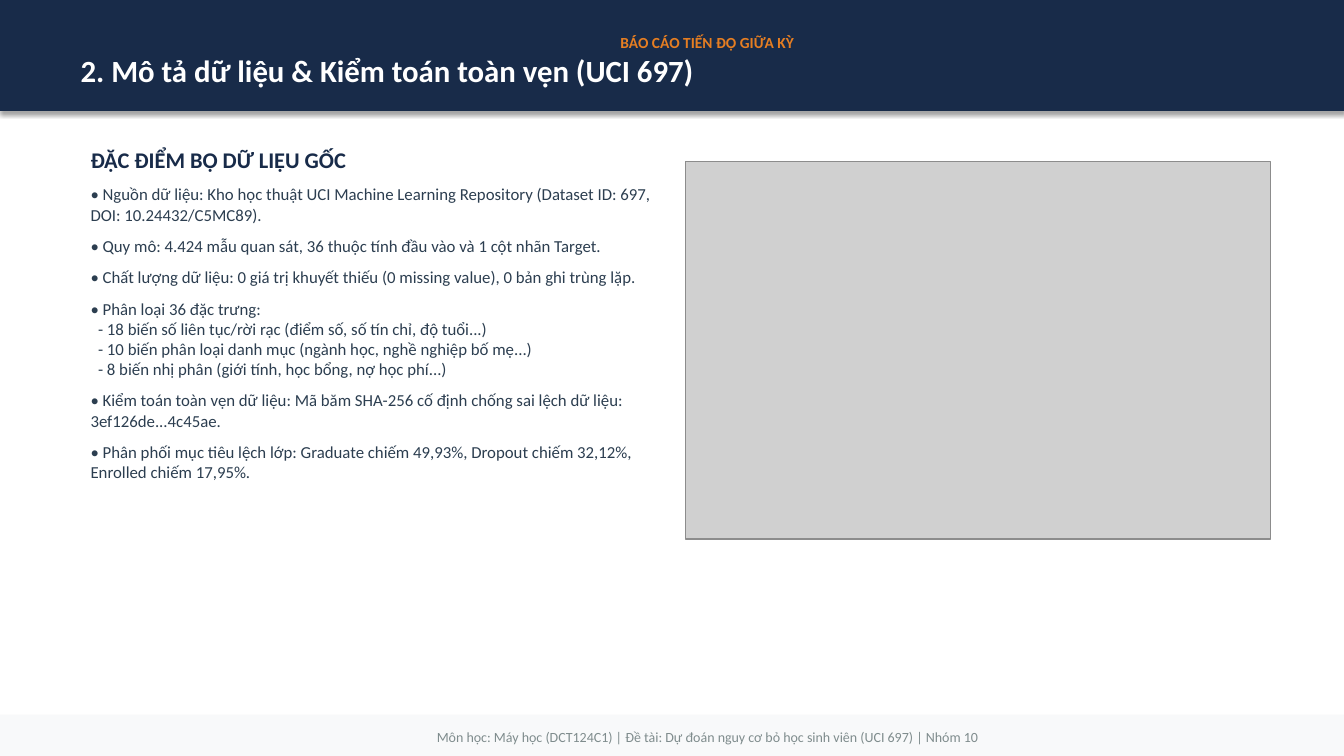
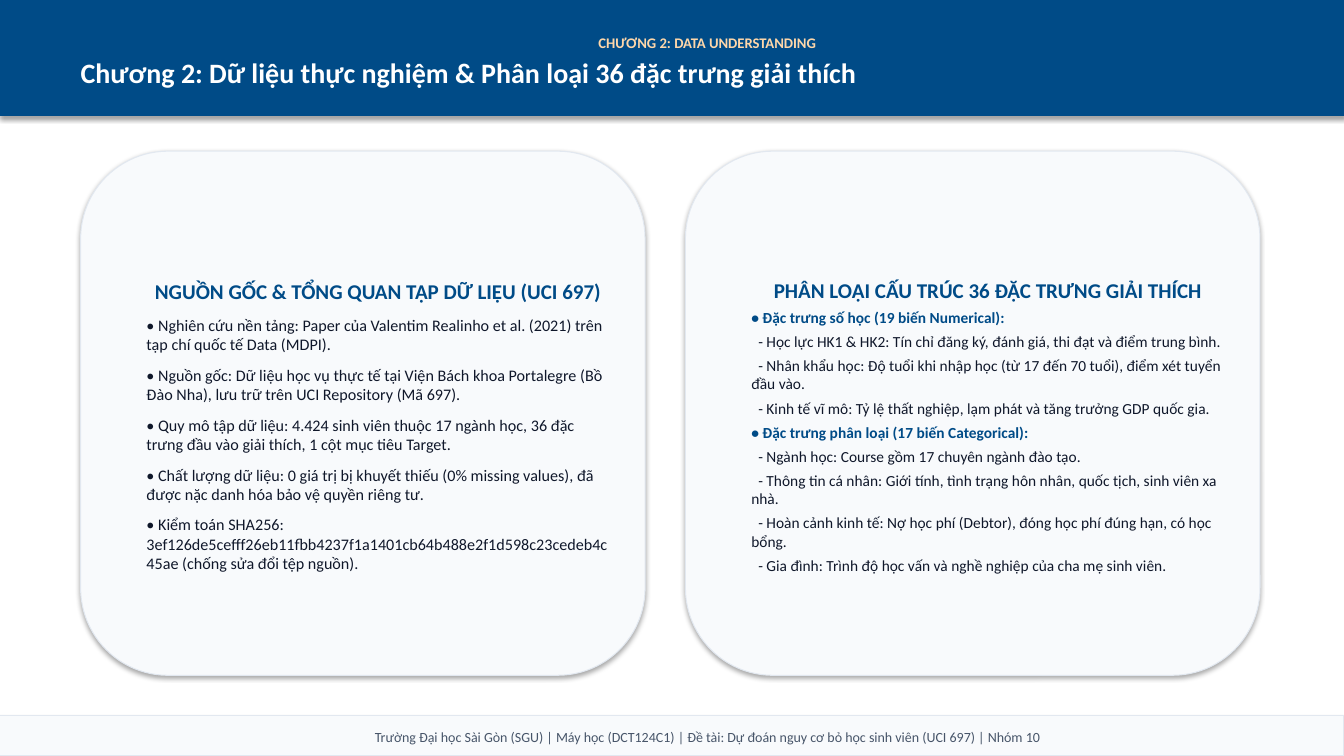
Before and after one commit to Kazuken123/DCT124C1-MH-Nhom, a slide deck: slide 3 of final/reports/BaoCao_TienDo_GiuaKy_Nhom10.pptx. Drawn at 1344x756 pixels with LibreOffice and Linux fonts; fonts in the diff are those of the drawing; grey boxes stand for pictures. Boxes give left, top, right and bottom in pixels: in the first picture for what was removed or moved away, otherwise in the second. Text is boxed around its words. In the diff, an @@ line names an element or a change of style, - is before the commit and + after.

Commit message:
Chuan hoa bao cao Word va slide PPTX theo format CRISP-DM va phong cach SGU

```diff
--- a/final/reports/BaoCao_TienDo_GiuaKy_Nhom10.pptx
+++ b/final/reports/BaoCao_TienDo_GiuaKy_Nhom10.pptx
@@ rectangle "CHƯƠNG 2: DATA UNDERSTANDING" resized from (x1=0, y1=0, x2=1344, y2=111) to (x1=0, y1=0, x2=1344, y2=116) @@
@@ rectangle "CHƯƠNG 2: DATA UNDERSTANDING" at (x1=0, y1=0, x2=1344, y2=116): fill #182B49 to #004B87; outline #182B49 0.75 pt to #004B87 0.75 pt @@
@@ text in rectangle at (x1=81, y1=37, x2=856, y2=88): text changed; size 22 to 20 pt @@
-BÁO CÁO TIẾN ĐỘ GIỮA KỲ
-2. Mô tả dữ liệu & Kiểm toán toàn vẹn (UCI 697)
+CHƯƠNG 2: DATA UNDERSTANDING
+Chương 2: Dữ liệu thực nghiệm & Phân loại 36 đặc trưng giải thích
@@ rounded rectangle "NGUỒN GỐC & TỔNG QUAN ..." resized from (x1=91, y1=149, x2=650, y2=480) to (x1=81, y1=151, x2=645, y2=676) @@
@@ rounded rectangle "NGUỒN GỐC & TỔNG QUAN ..." at (x1=81, y1=151, x2=645, y2=676): vertical alignment top to middle; fill none to #F8FAFC; outline none to #E2E8F0 0.75 pt; shadow on @@
@@ picture removed at (x1=686, y1=161, x2=1270, y2=539) @@
@@ rounded rectangle added at (x1=686, y1=151, x2=1260, y2=676), fill #F8FAFC, outline #E2E8F0 0.75 pt, 11 pt, text #0F172A @@
+PHÂN LOẠI CẤU TRÚC 36 ĐẶC TRƯNG GIẢI THÍCH
+• Đặc trưng số học (19 biến Numerical):
+- Học lực HK1 & HK2: Tín chỉ đăng ký, đánh giá, thi đạt và điểm trung bình.
+- Nhân khẩu học: Độ tuổi khi nhập học (từ 17 đến 70 tuổi), điểm xét tuyển đầu vào.
+- Kinh tế vĩ mô: Tỷ lệ thất nghiệp, lạm phát và tăng trưởng GDP quốc gia.
+• Đặc trưng phân loại (17 biến Categorical):
+- Ngành học: Course gồm 17 chuyên ngành đào tạo.
+- Thông tin cá nhân: Giới tính, tình trạng hôn nhân, quốc tịch, sinh viên xa nhà.
+- Hoàn cảnh kinh tế: Nợ học phí (Debtor), đóng học phí đúng hạn, có học bổng.
+- Gia đình: Trình độ học vấn và nghề nghiệp của cha mẹ sinh viên.
@@ text in rounded rectangle at (x1=146, y1=282, x2=602, y2=572): text changed; size 12 to 11.5 pt; text colour #2C3E50 to #0F172A @@
-ĐẶC ĐIỂM BỘ DỮ LIỆU GỐC
-• Nguồn dữ liệu: Kho học thuật UCI Machine Learning Repository (Dataset ID: 697, DOI: 10.24432/C5MC89).
-• Quy mô: 4.424 mẫu quan sát, 36 thuộc tính đầu vào và 1 cột nhãn Target.
-• Chất lượng dữ liệu: 0 giá trị khuyết thiếu (0 missing value), 0 bản ghi trùng lặp.
-• Phân loại 36 đặc trưng:
-- 18 biến số liên tục/rời rạc (điểm số, số tín chỉ, độ tuổi...)
-- 10 biến phân loại danh mục (ngành học, nghề nghiệp bố mẹ...)
-- 8 biến nhị phân (giới tính, học bổng, nợ học phí...)
-• Kiểm toán toàn vẹn dữ liệu: Mã băm SHA-256 cố định chống sai lệch dữ liệu: 3ef126de...4c45ae.
-• Phân phối mục tiêu lệch lớp: Graduate chiếm 49,93%, Dropout chiếm 32,12%, Enrolled chiếm 17,95%.
+NGUỒN GỐC & TỔNG QUAN TẬP DỮ LIỆU (UCI 697)
+• Nghiên cứu nền tảng: Paper của Valentim Realinho et al. (2021) trên tạp chí quốc tế Data (MDPI).
+• Nguồn gốc: Dữ liệu học vụ thực tế tại Viện Bách khoa Portalegre (Bồ Đào Nha), lưu trữ trên UCI Repository (Mã 697).
+• Quy mô tập dữ liệu: 4.424 sinh viên thuộc 17 ngành học, 36 đặc trưng đầu vào giải thích, 1 cột mục tiêu Target.
+• Chất lượng dữ liệu: 0 giá trị bị khuyết thiếu (0% missing values), đã được nặc danh hóa bảo vệ quyền riêng tư.
+• Kiểm toán SHA256: 3ef126de5cefff26eb11fbb4237f1a1401cb64b488e2f1d598c23cedeb4c45ae (chống sửa đổi tệp nguồn).
@@ rectangle "Trường Đại học Sài Gòn ..." at (x1=0, y1=716, x2=1344, y2=756): fill #F8F9FA to #F8FAFC; outline #F8F9FA 0.75 pt to #E2E8F0 0.75 pt @@
@@ text in rectangle at (x1=375, y1=731, x2=1040, y2=745): text changed; text colour #7F8C8D to #475569 @@
-Môn học: Máy học (DCT124C1) | Đề tài: Dự đoán nguy cơ bỏ học sinh viên (UCI 697) | Nhóm 10
+Trường Đại học Sài Gòn (SGU) | Máy học (DCT124C1) | Đề tài: Dự đoán nguy cơ bỏ học sinh viên (UCI 697) | Nhóm 10
```
Also in this commit, not shown: 8 other slides changed, 3 slides added, 3 slides removed, 2 other files.
